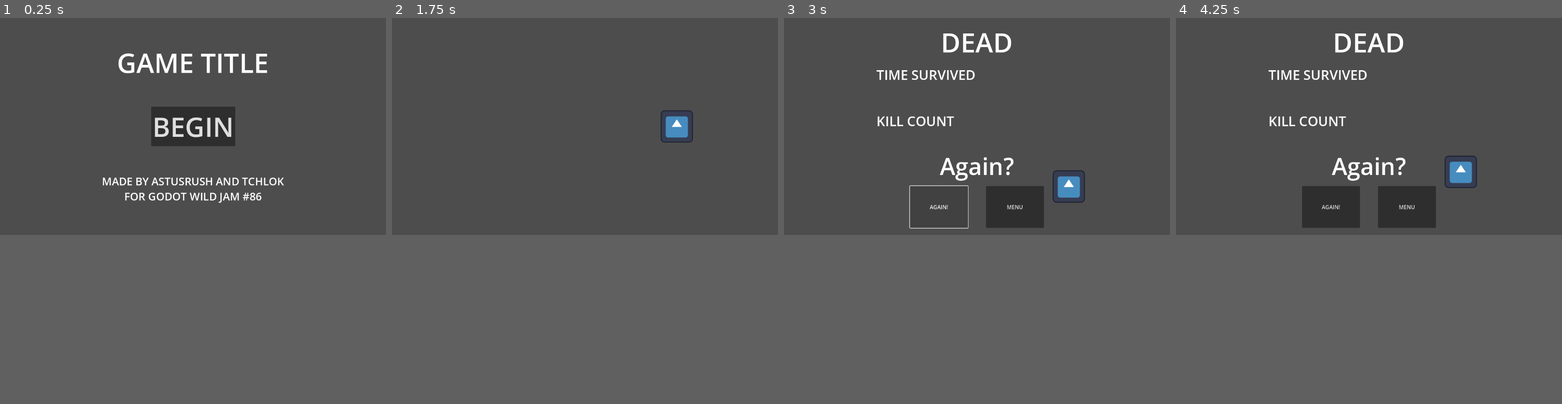
Above: before the commit, frames 1-4 (left to right).
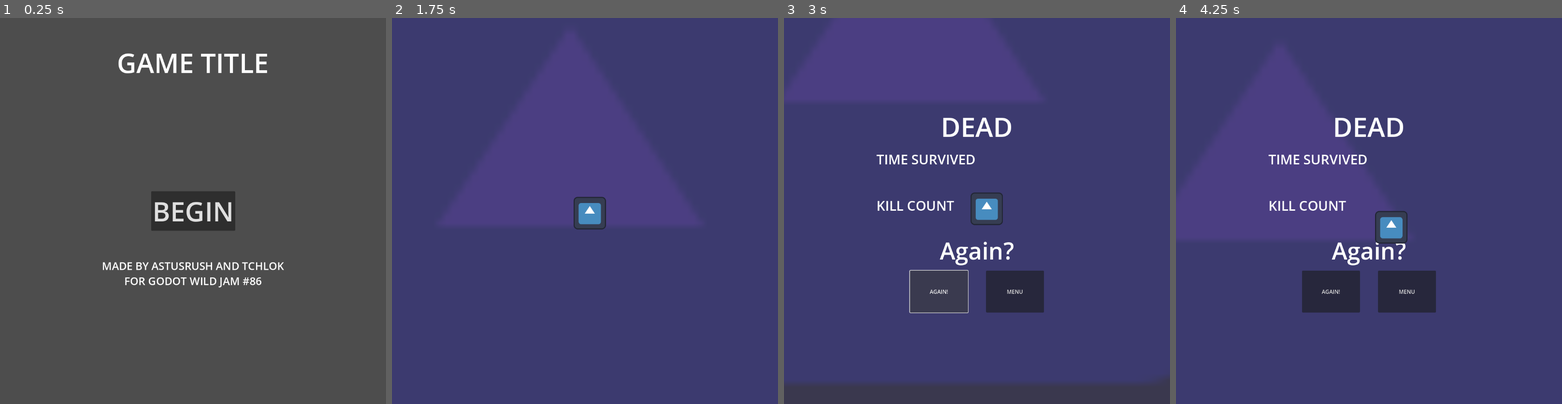
Above: after the commit, the same moments.

Repository: AstusRush/godot-wild-jam-86
Game: Godot game, scene res://Scenes/menu.tscn
The game is run twice, just before and just after one commit, with the same random seed, the same clock (stepped at 60 frames per second) and the same inputs. The engine's default icon, where the game draws it, is replaced by a stand-in: a white triangle on a blue panel in a dark square.
Inputs (mouse positions are in pixels of both pictures, inside the frame that each line leads up to):
- Up to frame 1 (0.25 s): no input
- Up to frame 2 (1.75 s): click "BEGIN" at 0.5 s; tap Enter at 1.25 s; move the mouse to (669, 114) at 1.27 s; hold D (MoveRight, bound only after the commit) from 1.28 s (still down); tap T (Test) at 1.35 s
- Up to frame 3 (3 s): move the mouse to (899, 137) at 2.02 s; release D (MoveRight, bound only after the commit) at 2.03 s; hold S (MoveDown, bound only after the commit) 2.03-2.75 s; tap T (Test) at 2.1 s; click "AGAIN!" at 2.75 s
- Up to frame 4 (4.25 s): move the mouse to (1407, 79) at 3.52 s; hold D (MoveRight, bound only after the commit) from 3.53 s (still down); tap T (Test) at 3.6 s
In our replay, the window is 799x449 before the commit and 799x799 after it. These sizes can differ from the game's own. Grey fills any space a smaller window leaves; there, only what the larger window draws over its background counts as a difference.

The runs differ from the first frame. In frame 1, 5.7% of the frame differs, in the area x 26-74%, y 12-70%; in frame 2, 56%; in frame 3, 65%, in the area x 0-100%, y 0-100%; in frame 4, 60%.

Commit message:
Basic Camera Movement

Diff:
--- a/Scenes/game.tscn
+++ b/Scenes/game.tscn
@@ -1,19 +1,19 @@
-[gd_scene load_steps=5 format=3 uid="uid://c2fketo4xojpn"]
+[gd_scene load_steps=7 format=3 uid="uid://c2fketo4xojpn"]
 
 [ext_resource type="PackedScene" uid="uid://cg7pjf54rwrq1" path="res://Scenes/player.tscn" id="1_ebmjs"]
+[ext_resource type="Script" uid="uid://dshkgbsarahv5" path="res://Scripts/GameCamera.gd" id="1_wowpa"]
 [ext_resource type="Script" uid="uid://cgc4iakrvjk3m" path="res://Scripts/Paused.gd" id="2_qxrlw"]
 [ext_resource type="Script" uid="uid://ce6p4aodr01aw" path="res://Scripts/Player.gd" id="2_wrm1d"]
 [ext_resource type="Script" uid="uid://mq7doga6rtdm" path="res://Scripts/DeathScreen.gd" id="4_3dryh"]
+[ext_resource type="Texture2D" uid="uid://bpwrtt0obc77l" path="res://icon.svg" id="6_i6g32"]
 
 [node name="Game" type="Node2D"]
 
 [node name="Camera2D" type="Camera2D" parent="."]
+script = ExtResource("1_wowpa")
+_mouseOffsetMod = 0.2
 
-[node name="Player" parent="." instance=ExtResource("1_ebmjs")]
-position = Vector2(274, -2)
-script = ExtResource("2_wrm1d")
-
-[node name="Paused" type="Control" parent="." node_paths=PackedStringArray("_btnContinue", "_btnRestart", "_btnReturn")]
+[node name="Paused" type="Control" parent="Camera2D" node_paths=PackedStringArray("_btnContinue", "_btnRestart", "_btnReturn")]
 process_mode = 3
 visible = false
 layout_mode = 3
@@ -27,7 +27,7 @@
 _btnRestart = NodePath("VBoxContainer/btnRestart")
 _btnReturn = NodePath("VBoxContainer/btnReturn")
 
-[node name="VBoxContainer" type="VBoxContainer" parent="Paused"]
+[node name="VBoxContainer" type="VBoxContainer" parent="Camera2D/Paused"]
 layout_mode = 1
 anchors_preset = 8
 anchor_left = 0.5
@@ -42,22 +42,22 @@
 grow_vertical = 2
 theme_override_constants/separation = 20
 
-[node name="btnContinue" type="Button" parent="Paused/VBoxContainer"]
+[node name="btnContinue" type="Button" parent="Camera2D/Paused/VBoxContainer"]
 layout_mode = 2
 theme_override_font_sizes/font_size = 48
 text = "CONTINUE"
 
-[node name="btnRestart" type="Button" parent="Paused/VBoxContainer"]
+[node name="btnRestart" type="Button" parent="Camera2D/Paused/VBoxContainer"]
 layout_mode = 2
 theme_override_font_sizes/font_size = 48
 text = "RESTART"
 
-[node name="btnReturn" type="Button" parent="Paused/VBoxContainer"]
+[node name="btnReturn" type="Button" parent="Camera2D/Paused/VBoxContainer"]
 layout_mode = 2
 theme_override_font_sizes/font_size = 48
 text = "MENU"
 
-[node name="DeathScreen" type="Control" parent="." node_paths=PackedStringArray("_deathMessageLabel", "_statTimeAlive", "_statKillCount", "_retryPromptLabel", "_btnRetry", "_btnReturn")]
+[node name="DeathScreen" type="Control" parent="Camera2D" node_paths=PackedStringArray("_deathMessageLabel", "_statTimeAlive", "_statKillCount", "_retryPromptLabel", "_btnRetry", "_btnReturn")]
 layout_mode = 3
 anchors_preset = 15
 anchor_right = 1.0
@@ -72,7 +72,7 @@
 _btnRetry = NodePath("HBoxContainer/BtnRetry")
 _btnReturn = NodePath("HBoxContainer/BtnReturn")
 
-[node name="VBoxStats" type="VBoxContainer" parent="DeathScreen"]
+[node name="VBoxStats" type="VBoxContainer" parent="Camera2D/DeathScreen"]
 layout_mode = 1
 anchors_preset = 8
 anchor_left = 0.5
@@ -86,19 +86,19 @@
 grow_horizontal = 2
 grow_vertical = 2
 
-[node name="timeAlive" type="RichTextLabel" parent="DeathScreen/VBoxStats"]
+[node name="timeAlive" type="RichTextLabel" parent="Camera2D/DeathScreen/VBoxStats"]
 layout_mode = 2
 size_flags_vertical = 3
 theme_override_font_sizes/normal_font_size = 40
 text = "TIME SURVIVED"
 
-[node name="killCount" type="RichTextLabel" parent="DeathScreen/VBoxStats"]
+[node name="killCount" type="RichTextLabel" parent="Camera2D/DeathScreen/VBoxStats"]
 layout_mode = 2
 size_flags_vertical = 3
 theme_override_font_sizes/normal_font_size = 40
 text = "KILL COUNT"
 
-[node name="DeathMessage" type="RichTextLabel" parent="DeathScreen"]
+[node name="DeathMessage" type="RichTextLabel" parent="Camera2D/DeathScreen"]
 layout_mode = 1
 anchors_preset = 7
 anchor_left = 0.5
@@ -115,7 +115,7 @@
 bbcode_enabled = true
 text = "[center]DEAD"
 
-[node name="RetryPrompt" type="RichTextLabel" parent="DeathScreen"]
+[node name="RetryPrompt" type="RichTextLabel" parent="Camera2D/DeathScreen"]
 layout_mode = 1
 anchors_preset = 7
 anchor_left = 0.5
@@ -132,7 +132,7 @@
 bbcode_enabled = true
 text = "[center]Again?"
 
-[node name="HBoxContainer" type="HBoxContainer" parent="DeathScreen"]
+[node name="HBoxContainer" type="HBoxContainer" parent="Camera2D/DeathScreen"]
 layout_mode = 1
 anchors_preset = 5
 anchor_left = 0.5
@@ -144,12 +144,21 @@
 grow_horizontal = 2
 theme_override_constants/separation = 54
 
-[node name="BtnRetry" type="Button" parent="DeathScreen/HBoxContainer"]
+[node name="BtnRetry" type="Button" parent="Camera2D/DeathScreen/HBoxContainer"]
 layout_mode = 2
 size_flags_horizontal = 3
 text = "AGAIN!"
 
-[node name="BtnReturn" type="Button" parent="DeathScreen/HBoxContainer"]
+[node name="BtnReturn" type="Button" parent="Camera2D/DeathScreen/HBoxContainer"]
 layout_mode = 2
 size_flags_horizontal = 3
 text = "MENU"
+
+[node name="Player" parent="." instance=ExtResource("1_ebmjs")]
+script = ExtResource("2_wrm1d")
+
+[node name="Sprite2D" type="Sprite2D" parent="."]
+modulate = Color(0.28235295, 0.11372549, 1, 0.29803923)
+z_index = -225
+scale = Vector2(20, 20)
+texture = ExtResource("6_i6g32")
--- a/Scenes/player.tscn
+++ b/Scenes/player.tscn
@@ -6,7 +6,7 @@
 radius = 58.21512
 
 [node name="Player" type="RigidBody2D"]
-gravity_scale = 0.2
+gravity_scale = 0.0
 
 [node name="Sprite2D" type="Sprite2D" parent="."]
 scale = Vector2(0.755, 0.755)
--- /dev/null
+++ b/Scripts/GameCamera.gd
@@ -0,0 +1,16 @@
+extends Camera2D
+
+var _desiredPos : Vector2
+@export var _mouseOffsetMod : float = 1
+@export var _swaySpeed : float = 5
+
+func _process(delta):
+	var mouseOffset = get_global_mouse_position()-position
+	mouseOffset.x=clamp(mouseOffset.x,-get_viewport_rect().size.x/2,get_viewport_rect().size.x/2)
+	mouseOffset.y=clamp(mouseOffset.y,-get_viewport_rect().size.y/2,get_viewport_rect().size.y/2)
+	mouseOffset*=_mouseOffsetMod
+
+	_desiredPos=Level.player.position
+	_desiredPos+=mouseOffset
+
+	position+=(_desiredPos-position) * _swaySpeed * delta
--- a/Scripts/Player.gd
+++ b/Scripts/Player.gd
@@ -7,9 +7,23 @@
 func _physics_process(delta):
 	pass
 
+var inputAxis
 func _process(delta):
+	inputAxis = Vector2.ZERO
+	if Input.is_action_pressed("MoveUp"):
+		inputAxis+=Vector2.UP
+	if Input.is_action_pressed("MoveDown"):
+		inputAxis+=Vector2.DOWN
+	if Input.is_action_pressed("MoveRight"):
+		inputAxis+=Vector2.RIGHT
+	if Input.is_action_pressed("MoveLeft"):
+		inputAxis+=Vector2.LEFT
+
+
 	if Input.is_action_just_pressed("Test"):
 		die()
+
+	linear_velocity=inputAxis*500
 
 
 signal EV_death
--- a/project.godot
+++ b/project.godot
@@ -24,6 +24,10 @@
 Level="*res://Scripts/Level.gd"
 TutorialChecklist="*res://Scripts/TutorialChecklist.gd"
 
+[display]
+
+window/size/viewport_height=1152
+
 [input]
 
 Paused={
@@ -36,6 +40,26 @@
 "events": [Object(InputEventKey,"resource_local_to_scene":false,"resource_name":"","device":-1,"window_id":0,"alt_press …(192 unchanged characters)…
 ]
 }
+MoveUp={
+"deadzone": 0.2,
+"events": [Object(InputEventKey,"resource_local_to_scene":false,"resource_name":"","device":-1,"window_id":0,"alt_pressed":false,"shift_pressed":false,"ctrl_pressed":false,"meta_pressed":false,"pressed":false,"keycode":0,"physical_keycode":87,"key_label":0,"unicode":119,"location":0,"echo":false,"script":null)
+]
+}
+MoveRight={
+"deadzone": 0.2,
+"events": [Object(InputEventKey,"resource_local_to_scene":false,"resource_name":"","device":-1,"window_id":0,"alt_pressed":false,"shift_pressed":false,"ctrl_pressed":false,"meta_pressed":false,"pressed":false,"keycode":0,"physical_keycode":68,"key_label":0,"unicode":100,"location":0,"echo":false,"script":null)
+]
+}
+MoveLeft={
+"deadzone": 0.2,
+"events": [Object(InputEventKey,"resource_local_to_scene":false,"resource_name":"","device":-1,"window_id":0,"alt_pressed":false,"shift_pressed":false,"ctrl_pressed":false,"meta_pressed":false,"pressed":false,"keycode":0,"physical_keycode":65,"key_label":0,"unicode":97,"location":0,"echo":false,"script":null)
+]
+}
+MoveDown={
+"deadzone": 0.2,
+"events": [Object(InputEventKey,"resource_local_to_scene":false,"resource_name":"","device":-1,"window_id":0,"alt_pressed":false,"shift_pressed":false,"ctrl_pressed":false,"meta_pressed":false,"pressed":false,"keycode":0,"physical_keycode":83,"key_label":0,"unicode":115,"location":0,"echo":false,"script":null)
+]
+}
 
 [rendering]
 
Not shown, added: Scripts/GameCamera.gd.uid
